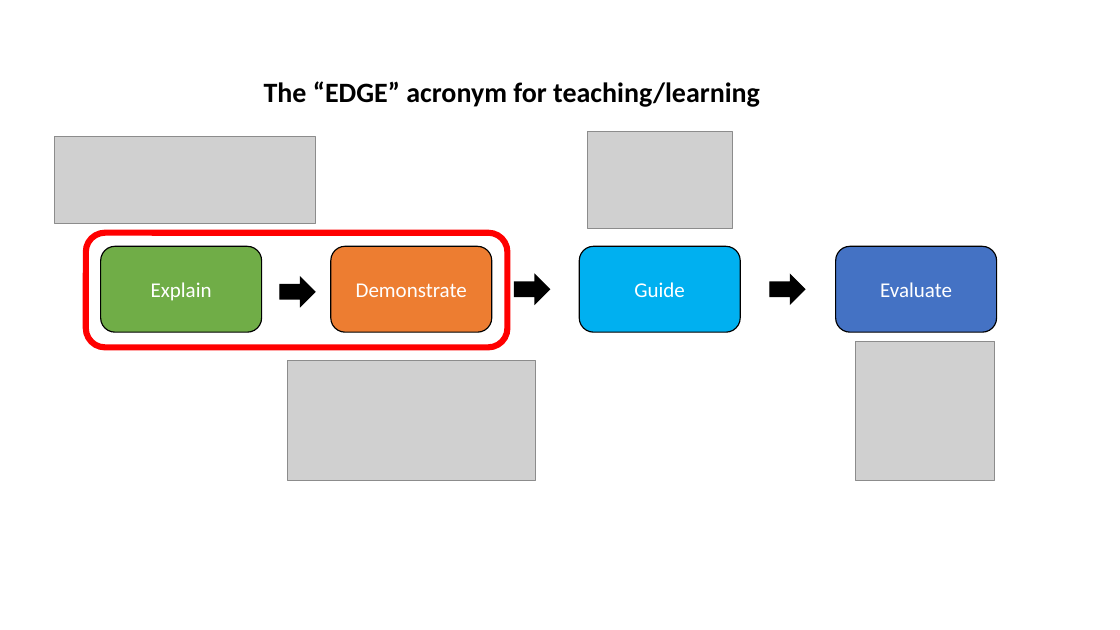
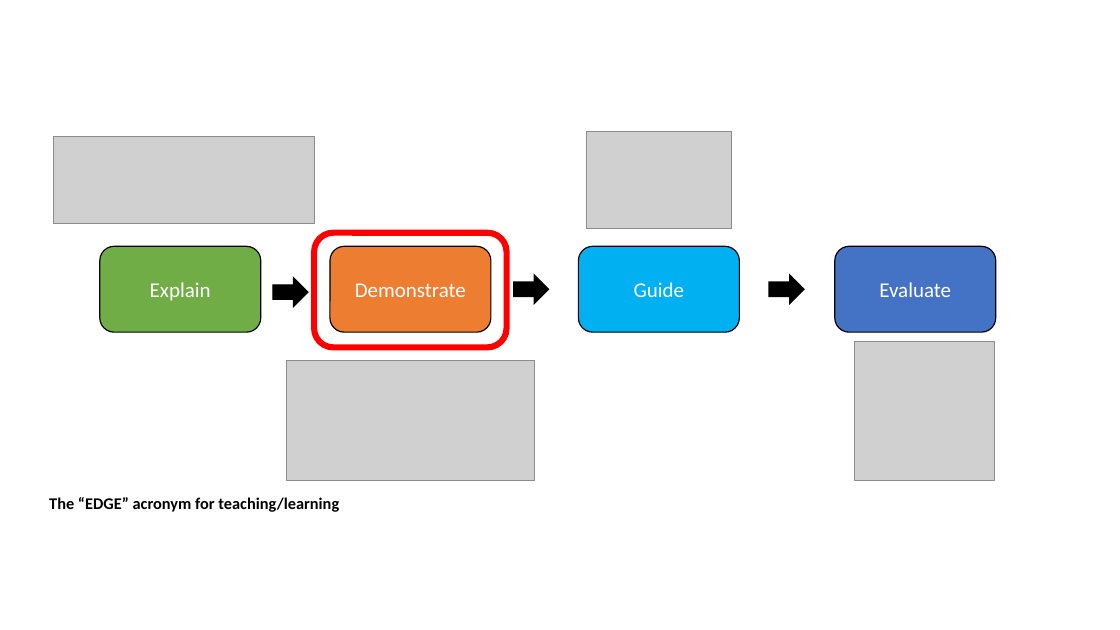
Before and after one commit to appliedepi/emory_training, a slide deck: slide 1 of presentation/images/images_powerpoint.pptx. Drawn at 1120x630 pixels with LibreOffice and Linux fonts; fonts in the diff are those of the drawing; grey boxes stand for pictures. Boxes give left, top, right and bottom in pixels: in the first picture for what was removed or moved away, otherwise in the second. Text is boxed around its words. In the diff, an @@ line names an element or a change of style, - is before the commit and + after.

```diff
--- a/presentation/images/images_powerpoint.pptx
+++ b/presentation/images/images_powerpoint.pptx
@@ rounded rectangle: place and size @@
-rounded rectangle at <box>86,233,507,347</box>
+rounded rectangle at <box>314,233,507,347</box>
@@ right arrow: place and size @@
-right arrow at <box>280,277,315,306</box>
+right arrow at <box>273,278,308,307</box>
@@ text "The “EDGE” acronym for teaching/learning": place and size @@
-text "The “EDGE” acronym for teaching/learning" at <box>264,81,760,107</box>
+text "The “EDGE” acronym for teaching/learning" at <box>49,497,339,512</box>
@@ text "The “EDGE” acronym for teaching/learning" at <box>49,497,339,512</box>: size 24 to 14 pt @@
```
Also in this commit, not shown: 1 slide added, 11 other files.
